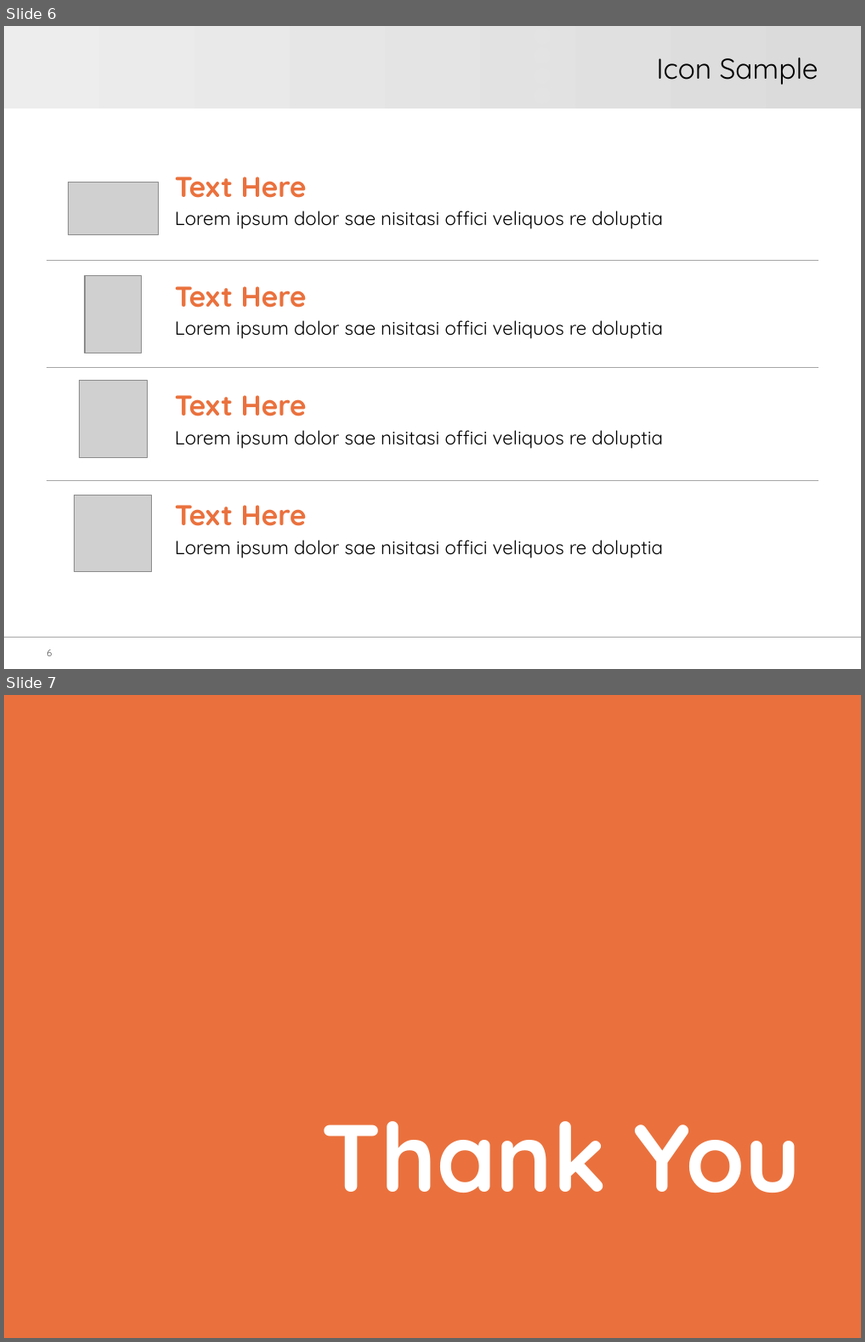
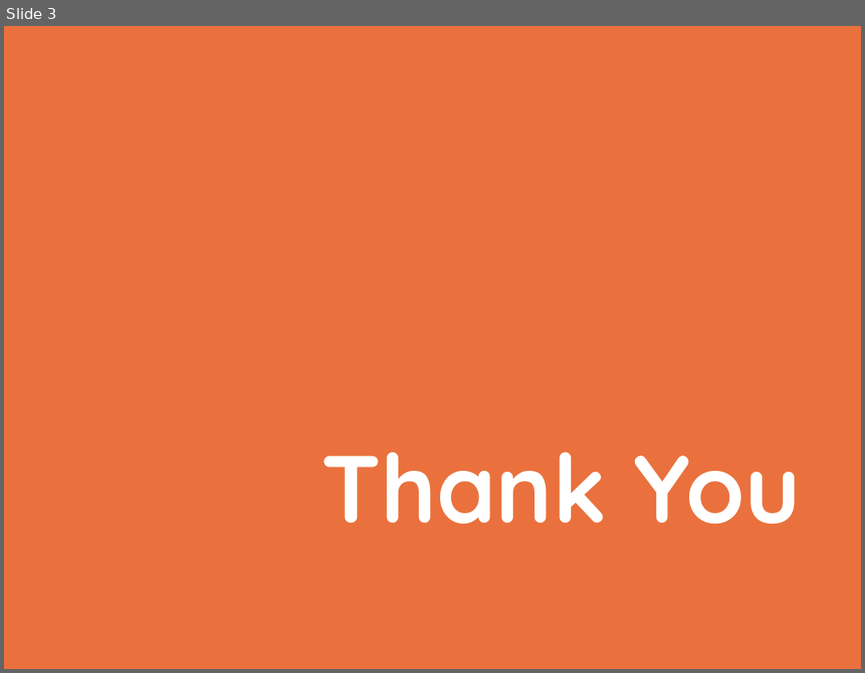
Before and after one commit to jhyman2/orioles-hackathon-comp2, a slide deck: hackathon-comp2.pptx. Shown one above the other, each under a label of ours: slides 6 and 7 before the commit, slide 3 after it. The pictures are 865x1342 and 865x673 pixels, drawn with LibreOffice and Linux fonts; fonts in the diff are those of the drawing; grey boxes stand for pictures; background and template pictures are left out. Boxes give left, top, right and bottom in pixels: in the first picture for what was removed or moved away, otherwise in the second. Text is boxed around its words. In the diff, an @@ line names an element or a change of style, - is before the commit and + after.

```diff
--- a/hackathon-comp2.pptx
+++ b/hackathon-comp2.pptx
@@ slide 6 removed at [4,26,861,669], background #FFFFFF; not listed: 2 template elements that a slide beside it also shows @@
@@ ellipse removed at [534,28,550,44] @@
@@ ellipse removed at [534,47,550,63] @@
@@ ellipse removed at [534,67,550,84] @@
@@ title removed at [656,57,818,85] @@
-Icon Sample
@@ ellipse removed at [534,88,550,104] @@
@@ text removed at [175,176,663,229] @@
-Text Here
-Lorem ipsum dolor sae nisitasi offici veliquos re doluptia
@@ picture removed at [68,182,157,234] @@
@@ line removed from (46, 260) to (818, 260) @@
@@ picture removed at [85,275,141,352] @@
@@ text removed at [175,286,663,339] @@
-Text Here
-Lorem ipsum dolor sae nisitasi offici veliquos re doluptia
@@ line removed from (46, 367) to (818, 367) @@
@@ picture removed at [79,380,146,457] @@
@@ text removed at [175,395,663,448] @@
-Text Here
-Lorem ipsum dolor sae nisitasi offici veliquos re doluptia
@@ line removed from (46, 480) to (818, 480) @@
@@ picture removed at [75,494,151,572] @@
@@ text removed at [175,505,663,558] @@
-Text Here
-Lorem ipsum dolor sae nisitasi offici veliquos re doluptia
@@ page number removed at [46,649,52,656] @@
-6
@@ what was slide 7 is now slide 3 @@
```
Also in this commit, not shown: 2 slides added, 5 other slides removed.
